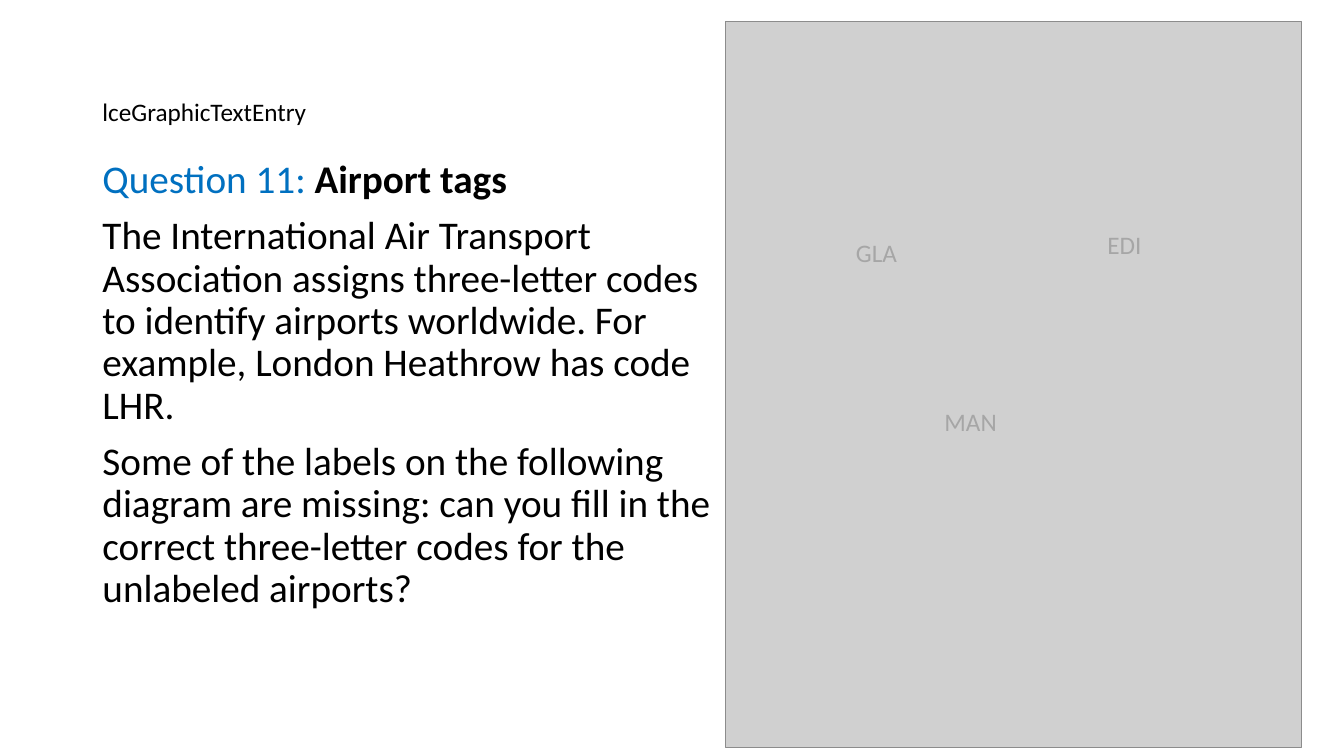
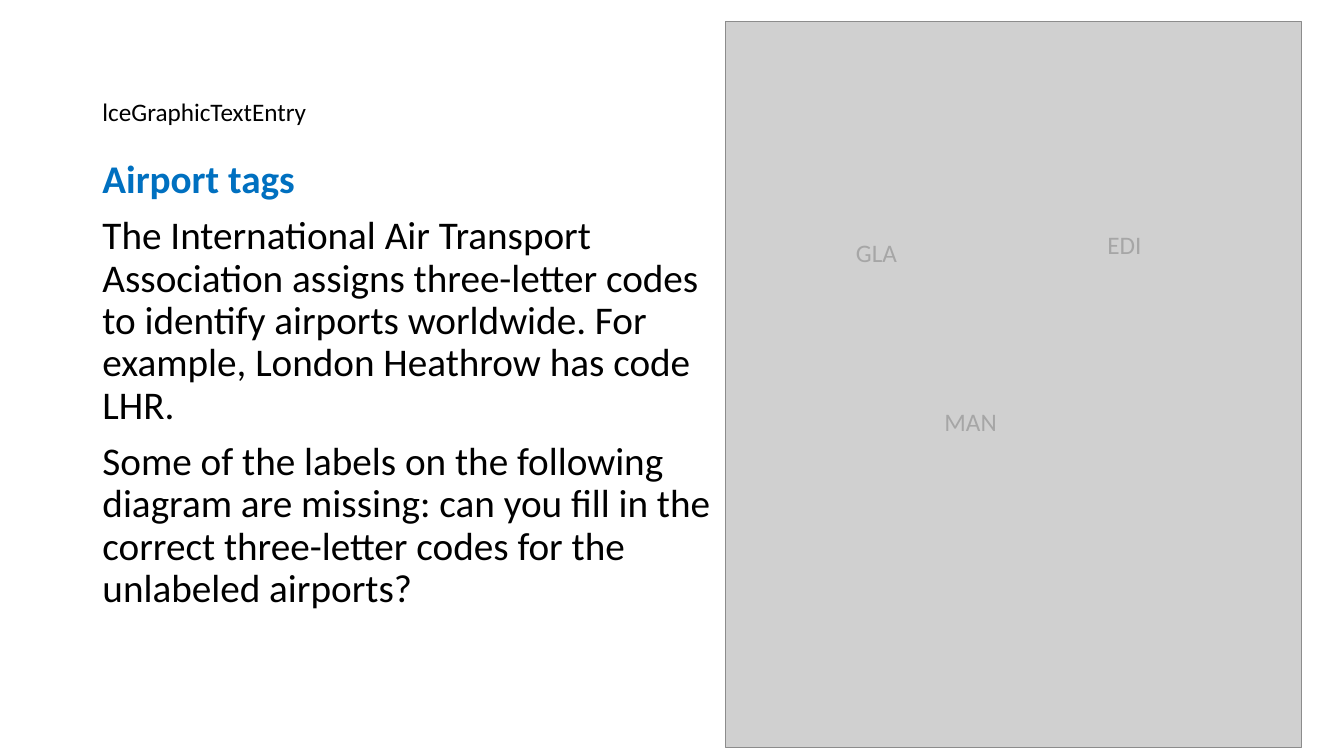
Before and after one commit to birgitstrackenbrock/dita13.lc.extra-interactions, a slide deck: slide 14 of documentation/Interaction_examples_visual.pptx. Drawn at 1344x756 pixels with LibreOffice and Linux fonts; fonts in the diff are those of the drawing; grey boxes stand for pictures. Boxes give left, top, right and bottom in pixels: in the first picture for what was removed or moved away, otherwise in the second. Text is boxed around its words. In the diff, an @@ line names an element or a change of style, - is before the commit and + after.

Commit message:
add lceGraphicAssociate

```diff
--- a/documentation/Interaction_examples_visual.pptx
+++ b/documentation/Interaction_examples_visual.pptx
@@ text at (102, 165, 295, 200): text changed; bold on @@
-Question 11: Airport tags
+Airport tags
```
Also in this commit, not shown: 18 other slides changed, 1 slide added, 33 other files.
